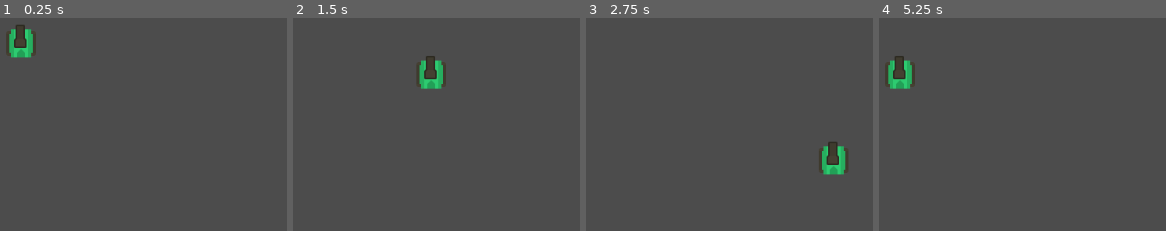
Above: before the commit, frames 1-4 (left to right).
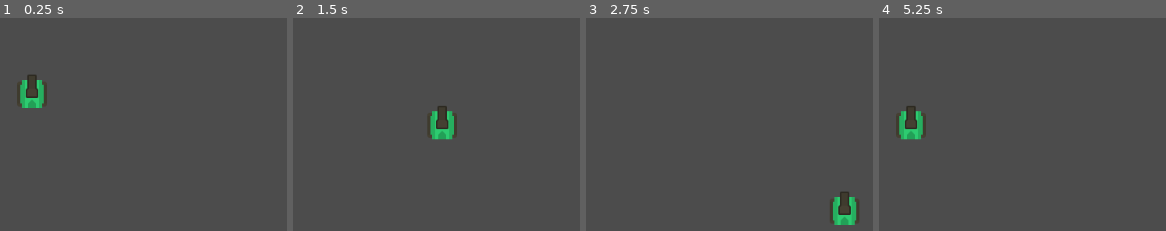
Above: after the commit, the same moments.

Repository: hadougamer/udemy-godot
Game: Godot game, scene res://scenes/test_area.tscn
The game is run twice, just before and just after one commit, with the same random seed, the same clock (stepped at 60 frames per second) and the same inputs. This scene is started directly instead of the project's main scene.
Inputs:
- Up to frame 1 (0.25 s): no input
- Up to frame 2 (1.5 s): tap Enter at 0.5 s; hold Right (ui_right) 0.53-1.28 s; tap Ctrl (ui_shoot, bound only after the commit) at 0.6, 1.35 s; hold Down (ui_down) from 1.28 s (still down)
- Up to frame 3 (2.75 s): release Down (ui_down) at 2.03 s; hold Right (ui_right) from 2.03 s (still down); tap Ctrl (ui_shoot, bound only after the commit) at 2.1 s
- Up to frame 4 (5.25 s): release Right (ui_right) at 2.78 s; hold Up (ui_up) 2.78-3.53 s; tap Ctrl (ui_shoot, bound only after the commit) every 0.75 s from 2.85 to 5.1 s; hold Left (ui_left) 3.53-5.03 s; hold Down (ui_down) from 5.03 s (still down)

The runs differ from the first frame. In frame 1, 2.7% of the frame differs, in the area x 2-17%, y 3-43%; in frame 2, 2.7%; in frame 3, 2.6%; in frame 4, 2.8%, in the area x 2-17%, y 17-58%.

Commit message:
Add the bullet

Diff:
--- a/Rouge Tank/project.godot
+++ b/Rouge Tank/project.godot
@@ -19,6 +19,16 @@
 run/main_scene="res://scenes/tank.tscn"
 config/icon="res://icon.png"
 
+[input]
+
+ui_shoot={
+"deadzone": 0.5,
+"events": [ Object(InputEventKey,"resource_local_to_scene":false,"resource_name":"","device":0,"alt":false,"shift":false,"control":false,"meta":false,"command":false,"pressed":false,"scancode":16777238,"unicode":0,"echo":false,"script":null)
+, Object(InputEventKey,"resource_local_to_scene":false,"resource_name":"","device":0,"alt":false,"shift":false,"control":false,"meta":false,"command":false,"pressed":false,"scancode":32,"unicode":0,"echo":false,"script":null)
+, Object(InputEventJoypadButton,"resource_local_to_scene":false,"resource_name":"","device":0,"button_index":2,"pressure":0.0,"pressed":false,"script":null)
+ ]
+}
+
 [rendering]
 
 environment/default_environment="res://default_env.tres"
--- /dev/null
+++ b/Rouge Tank/scenes/bullet.tscn
@@ -0,0 +1,16 @@
+[gd_scene load_steps=3 format=2]
+
+[ext_resource path="res://sprites/bulletRed3_outline.png" type="Texture" id=1]
+
+[sub_resource type="CapsuleShape2D" id=1]
+radius = 4.93466
+height = 10.5779
+
+[node name="Bullet" type="Area2D"]
+
+[node name="Sprite" type="Sprite" parent="."]
+texture = ExtResource( 1 )
+
+[node name="shape" type="CollisionShape2D" parent="."]
+position = Vector2( -0.115982, 0.231964 )
+shape = SubResource( 1 )
--- a/Rouge Tank/scenes/tank.tscn
+++ b/Rouge Tank/scenes/tank.tscn
@@ -20,3 +20,6 @@
 [node name="sprite" type="Sprite" parent="tank/barrel"]
 texture = ExtResource( 3 )
 offset = Vector2( -0.323739, -9.43643 )
+
+[node name="muzzle" type="Position2D" parent="tank/barrel"]
+position = Vector2( -0.114124, -36.2689 )
--- a/Rouge Tank/scenes/test_area.tscn
+++ b/Rouge Tank/scenes/test_area.tscn
@@ -3,6 +3,7 @@
 [ext_resource path="res://scenes/tank.tscn" type="PackedScene" id=1]
 
 [node name="test_area" type="Node2D"]
+position = Vector2( 14.4458, 64.2378 )
 
 [node name="TankScene" parent="." instance=ExtResource( 1 )]
 position = Vector2( 465.795, 271.341 )
--- a/Rouge Tank/scripts/tank.gd
+++ b/Rouge Tank/scripts/tank.gd
@@ -20,6 +20,9 @@
 	elif Input.is_action_pressed("ui_down"):
 		dir_y+=1
 
+	if Input.is_action_just_pressed("ui_shoot"):
+		print("boom")
+
 	translate( Vector2(dir_x, dir_y) * delta * speed )
 
 	pass
